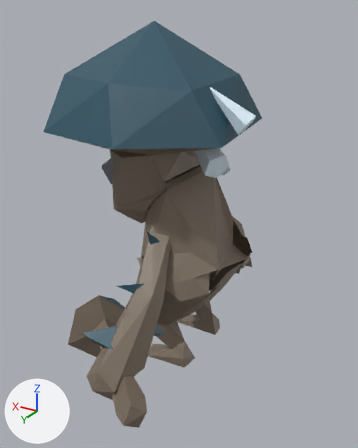
The glTF model godot/models/foes/goblin.glb, before and after one commit.
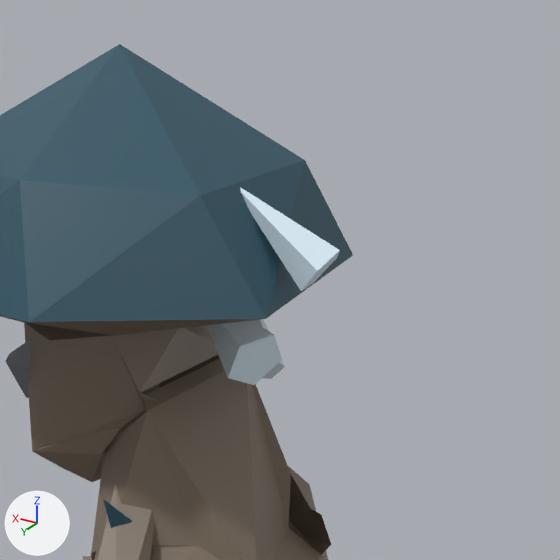
Each version is shown whole from a 50 mm camera at (-1.54, 2.27, 1.97) aimed at (-0.18, 0.0, 0.84), then close up on the part from 28% to 100% of the width and 0% to 58% of the height. The axes (+X, +Y, +Z) are drawn at lower left. The lights are the same throughout. The last two pictures show the newer version. Vertices at exactly the same position are counted once.

The older version as bpy lines, for what is in view:
```python
me_goblin_0 = bpy.data.meshes.new('goblin_0')
me_goblin_0.from_pydata(...)  # 381 vertices, 522 faces; spans x -0.65..0.58, y -0.94..0.94, z -0.02..1.92
me_goblin_0.materials.append(mat_defaultmaterial)
ob_goblin = bpy.data.objects.new('goblin', me_goblin_0)
ob_goblin.location = (0.0, 0.0, 0.0)
```
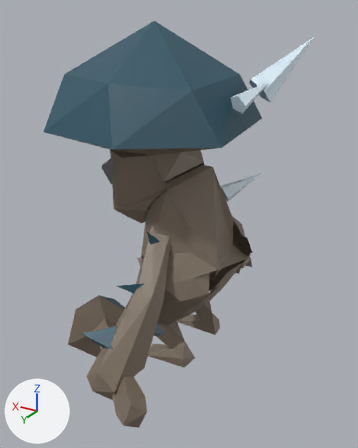
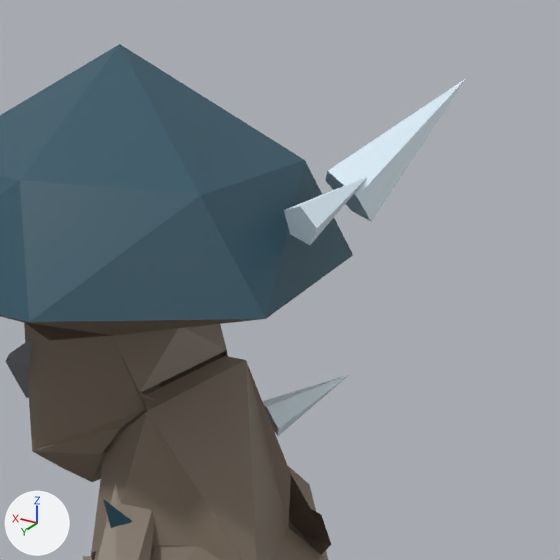
What changed in the scene script:
```text
Change me_goblin_0:
    used by ob_goblin; location = (0.0, 0.0, 0.0)
    remove me_goblin_0.from_pydata(...)  # 381 vertices, 522 faces; spans x -0.65..0.58, y -0.94..0.94, z -0.02..1.92
    add me_goblin_0.from_pydata(...)  # 381 vertices, 522 faces; spans x -0.76..0.58, y -0.94..0.94, z -0.02..1.92
    me_goblin_0 part 1: the loose piece of 7 vertices spanning x -0.65..-0.39, y 0.02..0.14, z 1.43..1.65 is multiplied about its middle by the matrix ((-0.42, 0.679, -0.464), (-0.8, -0.459, 0.054), (-0.191, 0.426, 0.797)), then moved by (0.15, -0.48, -0.56)
    me_goblin_0 part 2: the loose piece of 7 vertices spanning x -0.44..-0.1, y -0.2..0.04, z 1.13..1.34 is multiplied about its middle by the matrix ((0.079, 0.616, 0.052), (-0.618, 0.08, -0.008), (-0.015, -0.05, 0.621)), then moved by (-0.3, 0.08, 0.35)
    me_goblin_0 part 3: the loose piece of 7 vertices spanning x -0.36..-0.2, y -0.4..-0.21, z 1.07..1.26 is multiplied about its middle by the matrix ((0.169, 1.536, 0.126), (-1.54, 0.164, 0.072), (0.058, -0.133, 1.543)), then moved by (-0.36, 0.11, 0.53)
```

Where the change shows, as pixel boxes [x1, y1, x2, y2] in the close-ups (560 x 560 px; the box of a moved part takes in the faces that stretch with it):
'goblin', reshaped: before [0, 44, 353, 560]; after [0, 44, 466, 560]
part 1 of me_goblin_0, moved or reshaped: before [240, 187, 340, 291]; after [262, 374, 350, 436]
part 2 of me_goblin_0, moved or reshaped: before [206, 320, 282, 385]; after [284, 177, 367, 245]
part 3 of me_goblin_0, moved or reshaped (mostly hidden before): before [252, 319, 285, 379]; after [325, 79, 466, 221]
